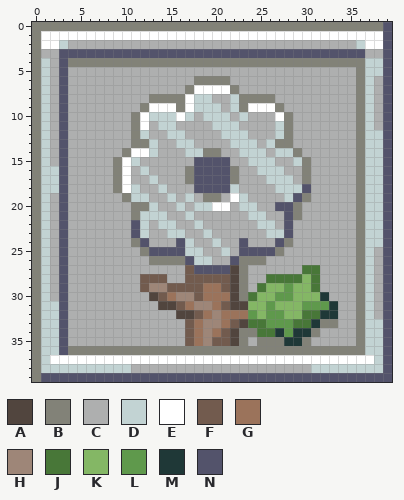
One commit to this pixel-art sprite: icon_workshop.png. Above, as it was before the edit.
The file is 480x480 pixels, drawn in blocks of 12x12; one block is one cell here.
Palette (. is transparent): A #51453e  B #828278  C #aeafaf  D #c2d3d3  E #ffffff  F #725b4e  G #9b735b  H #9e8678  J #487738  K #84b765  L #5f994c  M #1f3837  N #53536b
And afterwards:
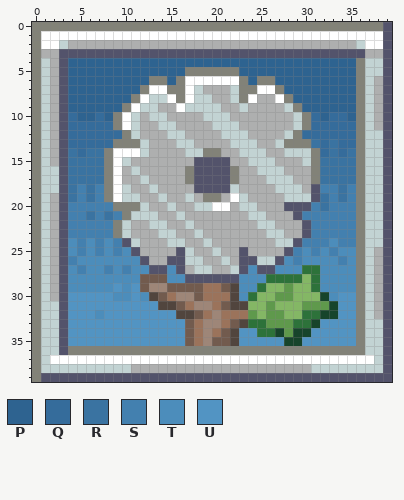
Colours new in this view: P #2e6390  Q #356c9b  R #3a73a1  S #4380af  T #4c8dbb  U #5294c3
Edits made:
colour J: #487738 -> #2d723a
colour M: #1f3837 -> #17442b
Changed rows in their new state; - is a pixel that keeps its letter.
first column x 4:
 4 PPPPPPPPPPPPPPPPPPPPPPPPPPPPPPPP
 5 PPPPPPPPPPPPPBBBBBBPPPPPPPPPPPPP
 6 PPPPPPPPPBBPBEEEEEEBPBBPPPPPPPPP
 7 PPPPPPPPBEEBBEDCCCDBBEEBPPPPPPPP
 8 PPPPPPPBEDDE--------ECCEBPPPPPPP
 9 PPPPPPBEDDCCED----CDCCCCDBPPPPPP
10 QPPQPBEDC--CCC-----C---CCDBQPQQP
11 QQQQQBEDC--------------CCDBQQQQQ
12 QQQQQQBDC--------------CDBQQQQQQ
13 QQQQQBB-DC------------CD-BBRQRQQ
14 RQRRBEE-DC-------------C-DDBQRQR
15 RRRRBEDC-----------------CDBRRRR
16 RRRRBECDC-----------------CBRRRR
17 RRRRBEC-DC----------------CBRRRR
18 RSRSBEDC-DC---------------CNSSRS
19 RSRSBED-C-DC-------------DDNRSRS
20 SSSSSBB-DC-DC----------C-NNSRSSS
21 SSRSRSBD--C-DC----------CNSSSSSS
22 SSSSSBDCCD-C-DC---------C-NSSSSS
23 SSSSSBDCC-D-C-DC--------C-NSSSSS
24 TSTSTSNDC--DDC-DC--C---DDNSSSTSS
25 TSTSTSTNCCCC--C-DC--CCCCNSTSTSTT
26 STTTTTTTNCCNND-C-DCNNDDNTSTTTTST
27 TSTTSTSTTNNTNCDDCCDNTNNTTT--TTTT
28 TTTTTTTT---TTNNNNNNTTT------TTTT
29 TTTTTUTU-----------TT-------TTTT
30 UUUUUTTUT----------T---------TUU
31 UUUUUUUUUU--------------------UU
32 UUUTUUUUUUUU------------------UU
33 UUUUUUUUUUUUU---------------UUUU
34 UUUUUUUUUUUUU------UU------UUUUU
35 UUUUUUUUUUUUU------UUUUU--UUUUUU
